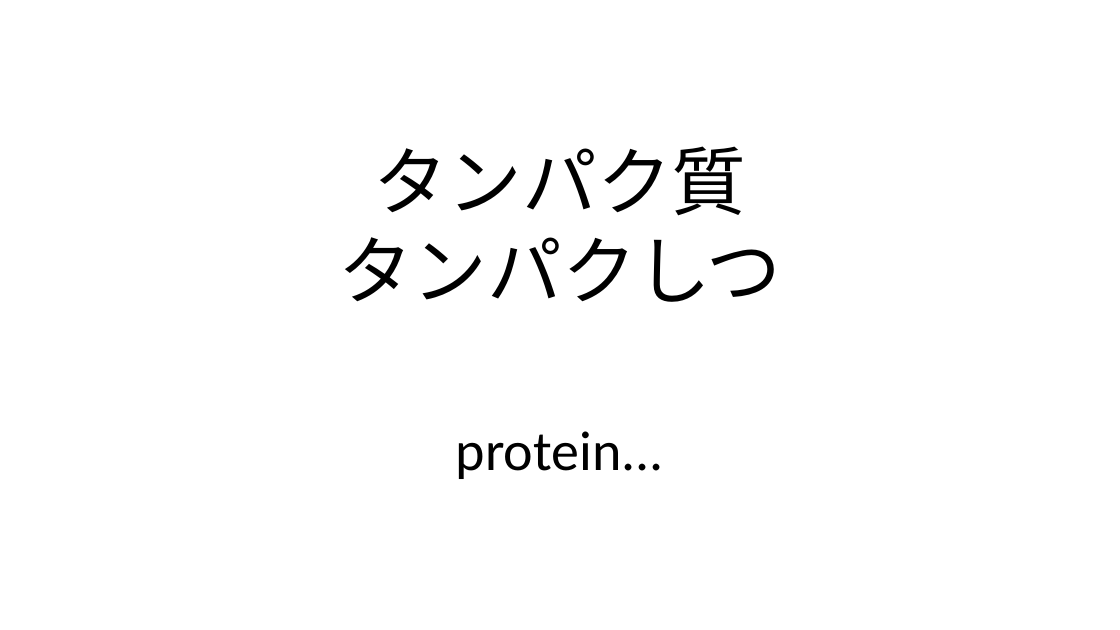
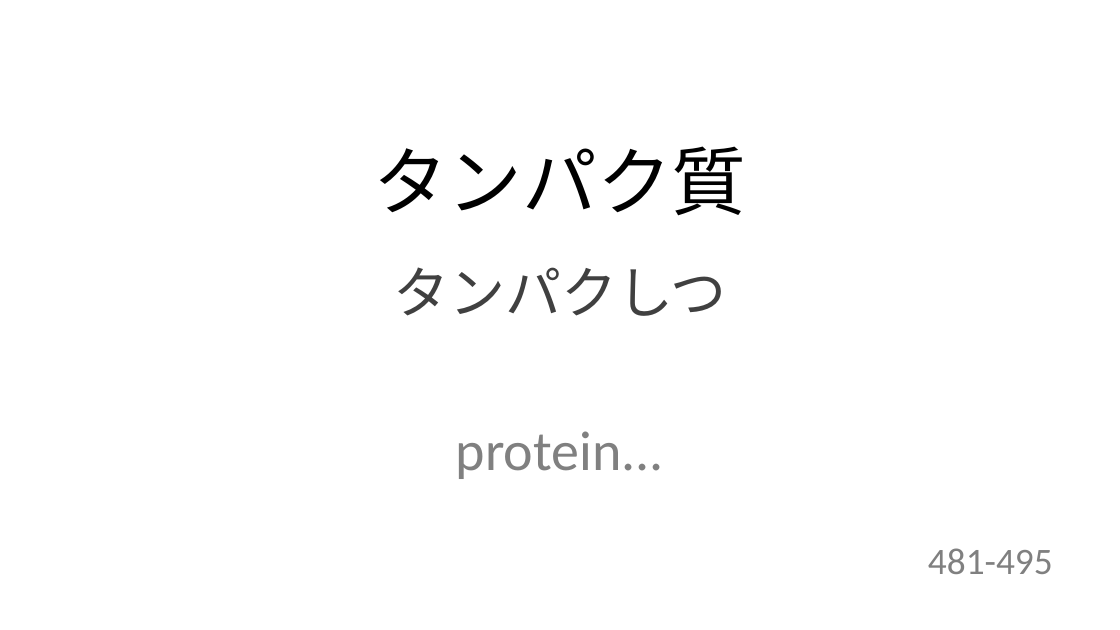
Before and after one commit to ariqRam/ankislide, a slide deck: slide 1 of 10|2-6/2023-10-3/goi-new.pptx. Drawn at 1120x630 pixels with LibreOffice and Linux fonts; fonts in the diff are those of the drawing. Boxes give left, top, right and bottom in pixels: in the first picture for what was removed or moved away, otherwise in the second. Text is boxed around its words. In the diff, an @@ line names an element or a change of style, - is before the commit and + after.

```diff
--- a/10|2-6/2023-10-3/goi-new.pptx
+++ b/10|2-6/2023-10-3/goi-new.pptx
@@ text "タンパク質": place and size @@
-text "タンパク質" at box(338, 146, 781, 302)
+text "タンパク質" at box(373, 146, 746, 216)
@@ text at box(338, 237, 781, 302): paragraph removed @@
-タンパクしつ
@@ text added at box(394, 267, 727, 316), 36 pt, text #404040 @@
+タンパクしつ
@@ text "protein..." at box(456, 431, 664, 479): text colour #000000 to #808080 @@
@@ text "481-495": place and size @@
-text "481-495" at box(0, 560, 896, 630)
+text "481-495" at box(928, 548, 1053, 574)
@@ text "481-495" at box(928, 548, 1053, 574): text colour #000000 to #808080; alignment left to right @@
```
Also in this commit, not shown: 14 other slides changed, 39 other files.
